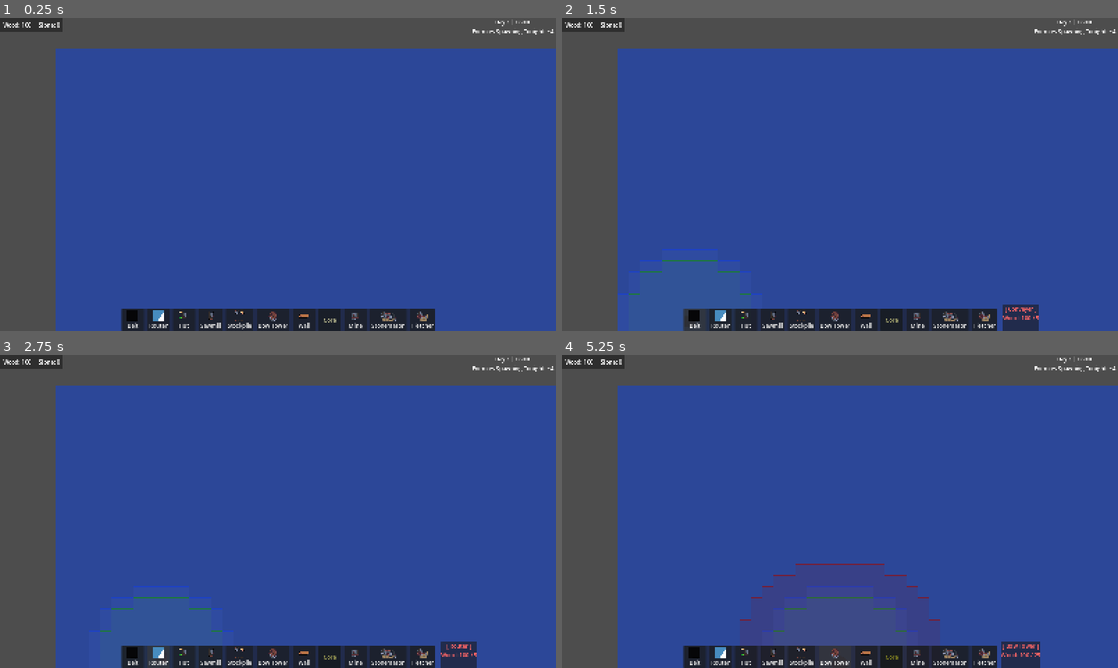
Above: before the commit, frames 1-4 (two rows, left to right).
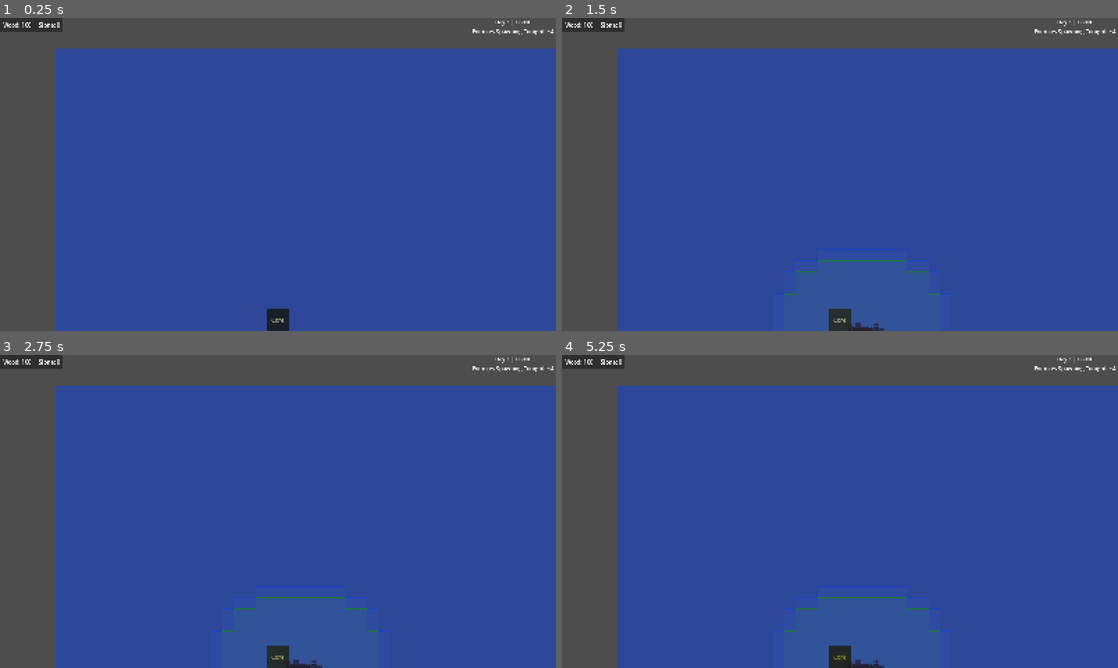
Above: after the commit, the same moments.

Repository: ColdTerror/Core-and-Conveyor
Game: Godot game, scene res://scenes/level.tscn
The game is run twice, just before and just after one commit, with the same random seed, the same clock (stepped at 60 frames per second) and the same inputs. The engine's default icon, where the game draws it, is replaced by a stand-in: a white triangle on a blue panel in a dark square.
Inputs:
- Up to frame 1 (0.25 s): no input
- Up to frame 2 (1.5 s): click "Core" at 0.5 s; click "Belt" (after the commit: "Core") at 1.25 s
- Up to frame 3 (2.75 s): click "Router" (after the commit: "Core") at 2 s
- Up to frame 4 (5.25 s): click "Hut" (after the commit: "Core") at 2.75 s; click "Sawmill" (after the commit: "Core") at 3.5 s; click "Stockpile" (after the commit: "Core") at 4.25 s; click "Bow Tower" (after the commit: "Core") at 5 s

The runs differ from the first frame. In frame 1, 3.8% of the frame differs, in the area x 21-93%, y 2-100%; in frame 2, 4.8%; in frame 3, 4.8%; in frame 4, 5.5%.

Commit message:
Core placement, hotbar & bot UI updates
Gate unlocked buildings behind core placement and improve UI/command flow.

- Level.gd: Initialize hotbar with only the Core, connect core_placed_event, add _on_core_placed to remove the Core button and populate unlocked buildings after placement.
- hot_bar_ui.gd: Add remove_button(name) utility to remove a building button from the hotbar.
- building_menu.gd: Make info_label minimum size, detect bots by set_priority, replace single "cycle" action with explicit RTS-style command buttons (Gather All, Wood Only, Stone Only, Halt) that call b.set_priority(int). Simplify color modulate logic.
- worker_bot.gd: Replace cycle_priority() with set_priority(new_priority) to accept direct commands; update priority handling to clear target/path, stop timers, and set IDLE when stopped or switching modes; emit inventory_changed to refresh UI.
- game_ui.tscn & game_ui.gd: Adjust CostPanel layout/offsets and make costLabel text trimming; move CostPanel to follow the mouse while visible.

These changes enable explicit bot control via the UI, improve placement/tooltip behavior, and unlock buildings only after the core is placed.

Diff:
--- a/scenes/ui/game_ui.tscn
+++ b/scenes/ui/game_ui.tscn
@@ -42,19 +42,12 @@
 
 [node name="CostPanel" type="PanelContainer" parent="." unique_id=54973593]
 visible = false
-layout_mode = 1
-anchors_preset = 7
-anchor_left = 0.5
-anchor_top = 1.0
-anchor_right = 0.5
-anchor_bottom = 1.0
-offset_left = 500.0
-offset_top = -40.0
-offset_right = 540.0
-grow_horizontal = 2
-grow_vertical = 0
+layout_mode = 0
+offset_right = 1.0
+offset_bottom = 23.0
 
 [node name="CostLabel" type="Label" parent="CostPanel" unique_id=1422457790]
 layout_mode = 2
+size_flags_vertical = 1
 horizontal_alignment = 1
 vertical_alignment = 1
--- a/scripts/Managers/Level.gd
+++ b/scripts/Managers/Level.gd
@@ -86,6 +86,8 @@
 
 	building_manager.building_selected.connect(building_menu.open_menu)
 
+	building_manager.core_placed_event.connect(_on_core_placed)
+
 
 # =========================
 # Hotbar stuff
@@ -93,11 +95,11 @@
 
 # 1. DEFINE WHAT GOES ON THE BAR
 func _setup_hotbar_items():
-
-
-	# B. Add Building Buttons
-	# We instantiate briefly to get the icon/cost, or you can use a separate Resource system.
-	# For now, we trust the packed scenes are assigned.
+	# --- MODIFIED: Only give the player the Core at the start! ---
+	_add_building_to_bar("Core", core_scene)
+
+# --- NEW: Called after the Core is placed ---
+func _add_unlocked_buildings():
 	_add_building_to_bar("Belt", conveyor_scene)
 	_add_building_to_bar("Router", router_scene)
 	_add_building_to_bar("Hut", lumberjack_scene)
@@ -105,11 +107,22 @@
 	_add_building_to_bar("Stockpile", stockpile_scene)
 	_add_building_to_bar("Bow Tower", bow_tower_scene)
 	_add_building_to_bar("Wall", wall_scene)
-	_add_building_to_bar("Core", core_scene)
 	_add_building_to_bar("Mine", mine_scene)
 	_add_building_to_bar("Stonemason", stonemason_scene)
 	_add_building_to_bar("Fletcher", fletcher_scene)
 
+
+# =========================
+# CORE PLACEMENT EVENT
+# =========================
+func _on_core_placed():
+	# 1. Remove the Core from the hotbar
+	if hotbar and hotbar.has_method("remove_button"):
+		hotbar.remove_button("Core")
+
+
+	# 2. Populate the rest of the hotbar!
+	_add_unlocked_buildings()
 
 
 func _add_building_to_bar(name: String, packed_scene: PackedScene):
--- a/scripts/UI/building_menu.gd
+++ b/scripts/UI/building_menu.gd
@@ -13,6 +13,8 @@
 func _ready():
 	hide()
 	close_button.pressed.connect(close_menu)
+
+	info_label.custom_minimum_size = Vector2(225, 50)
 
 func open_menu(building: Node2D):
 	current_building = building
@@ -47,7 +49,7 @@
 	elif current_building is TowerBuilding:
 		_setup_tower_ui(current_building as TowerBuilding)
 	# --- NEW: ROUTE FOR BOTS (Duck Typing!) ---
-	elif current_building.has_method("cycle_priority"):
+	elif current_building.has_method("set_priority"):
 		_setup_bot_ui(current_building)
 	# ------------------------------------------
 	else:
@@ -127,22 +129,21 @@
 
 # --- HELPER: Setup UI for Worker Bots ---
 func _setup_bot_ui(b: Node2D):
-	# 1. Pull the data we set up in the bot's script
 	var info = b.get_inventory_info()
-
-	# 2. Display what it's hunting and what's in its pockets
 	info_label.text = "Target: %s\nCarrying: %s" % [info["Target"], info["Carrying"]]
 
-	# Color code the text based on its target!
-	if info["Target"] == "Wood Only":
-		info_label.modulate = Color(0.6, 1.0, 0.6) # Green
-	elif info["Target"] == "Stone Only":
-		info_label.modulate = Color(0.6, 0.6, 1.0) # Blue
-	else:
-		info_label.modulate = Color(1.0, 1.0, 1.0) # White
+	if info["Target"] == "Wood Only": info_label.modulate = Color(0.6, 1.0, 0.6)
+	elif info["Target"] == "Stone Only": info_label.modulate = Color(0.6, 0.6, 1.0)
+	elif info["Target"] == "Halted": info_label.modulate = Color(1.0, 0.4, 0.4)
+	else: info_label.modulate = Color(1.0, 1.0, 1.0)
 
-	# 3. Spawn the dynamic button
-	_create_button("Cycle Priority", Color(1.0, 0.8, 0.3), b.cycle_priority)
+	# --- THE FIX: Spawn a dedicated RTS Command Panel! ---
+	# We pass the integer values of your Enum: ALL=0, WOOD=1, STONE=2, STOP=3
+
+	_create_button("Gather All", Color(1.0, 1.0, 1.0), func(): b.set_priority(0))
+	_create_button("Wood Only", Color(0.6, 1.0, 0.6), func(): b.set_priority(1))
+	_create_button("Stone Only", Color(0.6, 0.6, 1.0), func(): b.set_priority(2))
+	_create_button("Halt Bot", Color(1.0, 0.4, 0.4), func(): b.set_priority(3))
 
 func close_menu():
 	# --- NEW: CLEAN UP SIGNALS ---
--- a/scripts/UI/game_ui.gd
+++ b/scripts/UI/game_ui.gd
@@ -37,6 +37,9 @@
 		building_manager.placement_cost_updated.connect(_on_placement_cost_updated)
 		building_manager.placement_ended.connect(_on_placement_ended)
 
+
+
+
 func _on_placement_cost_updated(b_name: String, total_cost: Dictionary, can_afford: bool, extra_stats: Dictionary = {}):
 	costPanel.show()
 
@@ -62,7 +65,7 @@
 			text += "%s: %s\n" % [stat_name, extra_stats[stat_name]]
 	# -------------------------------------
 
-	costLabel.text = text
+	costLabel.text = text.strip_edges()
 
 	# 3. Tint Logic
 	if total_cost.is_empty() and "Max Tier" in b_name:
@@ -158,3 +161,8 @@
 			# Using a "~" adds a nice touch of "this is an estimate!"
 			waveLabel.text = "Enemies Spawning Tonight: ~%d" % forecast
 			waveLabel.modulate = Color.WHITE # Back to normal text color
+
+	#Move the costPanel to follow mouse
+	if costPanel.visible: # (Change $CostUI to whatever your node is named)
+		var mouse_pos = get_viewport().get_mouse_position()
+		costPanel.global_position = mouse_pos + Vector2(25, 25)
--- a/scripts/UI/hot_bar_ui.gd
+++ b/scripts/UI/hot_bar_ui.gd
@@ -71,3 +71,14 @@
 
 	if core_button:
 		core_button.modulate = Color.WHITE
+
+# ==========================================
+# UTILITY LOGIC
+# ==========================================
+func remove_button(button_name: String):
+	# Loop through all the buttons inside the HBoxContainer
+	for child in container.get_children():
+		# Check if it's a button and if the text matches
+		if child is Button and child.text == button_name:
+			child.queue_free() # Destroy it!
+			return # Stop searching since we found it
--- a/scripts/Workers/worker_bot.gd
+++ b/scripts/Workers/worker_bot.gd
@@ -277,25 +277,24 @@
 
 		clicked.emit(self)
 
-func cycle_priority():
-	# Cycle between 0, 1, 2, and 3
-	current_priority = (current_priority + 1) % 4
-
-	# --- NEW: HARD STOP LOGIC ---
+# --- NEW: DIRECT COMMAND FUNCTION ---
+func set_priority(new_priority: int):
+	# Don't do anything if they click the button we are already doing
+	if current_priority == new_priority: return
+
+	current_priority = new_priority as TaskPriority
+
 	if current_priority == TaskPriority.STOPPED:
-		# Instantly freeze the bot, clear its path, and cancel its axe swings!
 		target_tile = Vector2i(-1, -1)
 		current_path.clear()
 		action_timer.stop()
 		current_state = State.IDLE
 	else:
-		# If changing between gathering modes, just reset if hunting
 		if current_state == State.IDLE or current_state == State.MOVING_TO_RESOURCE:
 			target_tile = Vector2i(-1, -1)
 			current_path.clear()
 			current_state = State.IDLE
 
-	# Force the UI to visually update immediately!
 	inventory_changed.emit()
 
 # The UI panel will call this to populate its text box!
